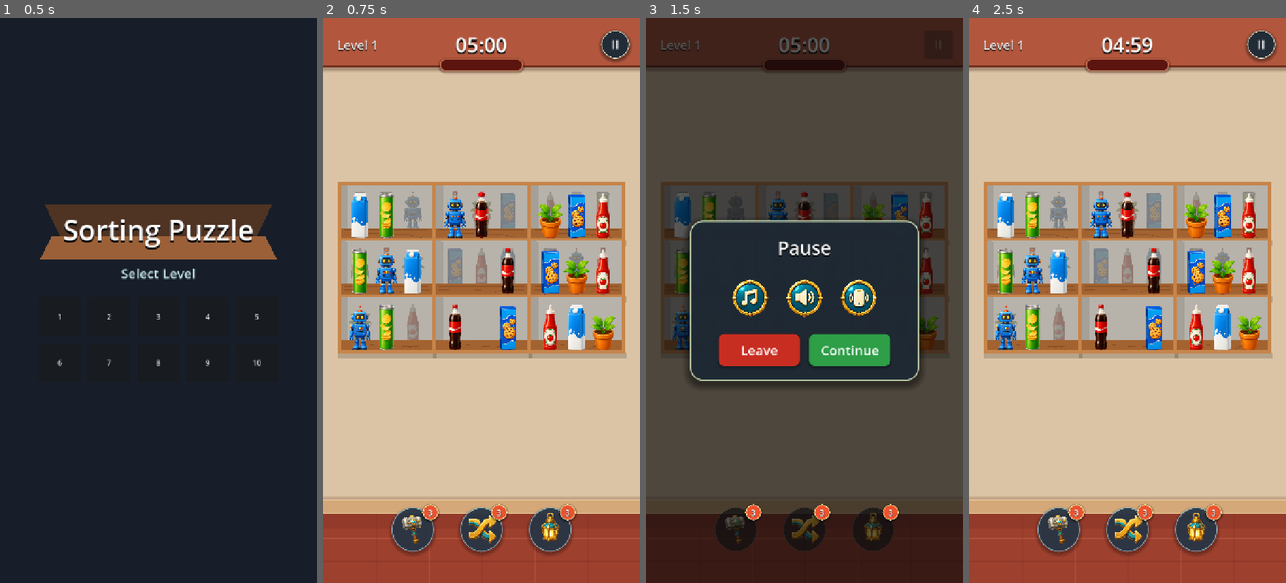
Above: before the commit, frames 1-4 (left to right).
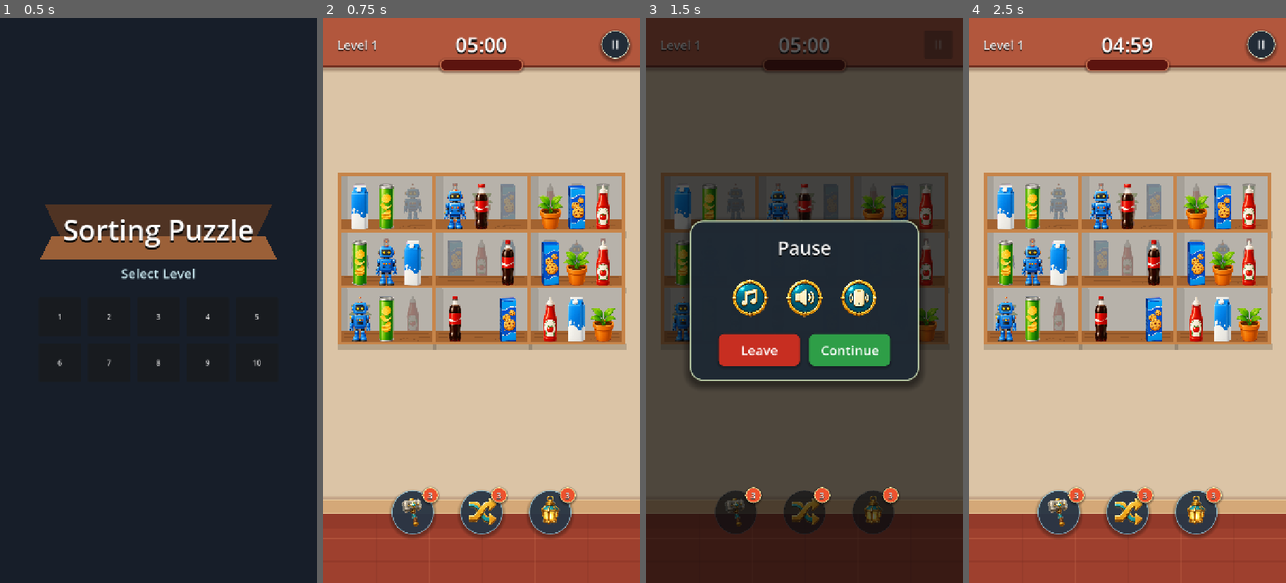
Above: after the commit, the same moments.

Repository: vladeque/sorting-puzzle
Game: Godot game, scene res://scenes/main_menu.tscn
Same seed, same stepped clock (60 frames per second), same inputs: the game is played once before the commit and once after it.
Inputs:
- Up to frame 1 (0.5 s): no input
- Up to frame 2 (0.75 s): click "1" at 0.5 s
- Up to frame 3 (1.5 s): click "II" at 1.25 s
- Up to frame 4 (2.5 s): click "Continue" at 2 s

Frame 1 is identical in both runs. In frame 2, 21% of the frame differs, in the area x 4-96%, y 27-96%; in frame 3, 7.2%; in frame 4, 21%.

Commit message:
Raise ability button bar

Diff:
--- a/level.tscn
+++ b/level.tscn
@@ -404,8 +404,8 @@
 anchor_top = 1.0
 anchor_right = 1.0
 anchor_bottom = 1.0
-offset_top = -183.0
-offset_bottom = -57.0
+offset_top = -222.0
+offset_bottom = -96.0
 grow_horizontal = 2
 grow_vertical = 0
 
--- a/scripts/level.gd
+++ b/scripts/level.gd
@@ -39,7 +39,7 @@
 const TIMER_LABEL_HEIGHT := 64.0
 const PAUSE_BUTTON_SIZE := Vector2(64, 64)
 const ABILITY_BAR_HEIGHT := 126.0
-const ABILITY_BAR_DESIGN_BOTTOM_MARGIN := 57.0
+const ABILITY_BAR_DESIGN_BOTTOM_MARGIN := 96.0
 const ABILITY_BAR_SAFE_BOTTOM_PADDING := 24.0
 const ABILITY_BUTTON_ROW_SIZE := Vector2(396, 100)
 const ABILITY_BUTTON_ROW_TOP := 12.0
Not shown, changed: docs/PROJECT_MAP.md
Not shown, changed: docs/SCRIPTS.md
